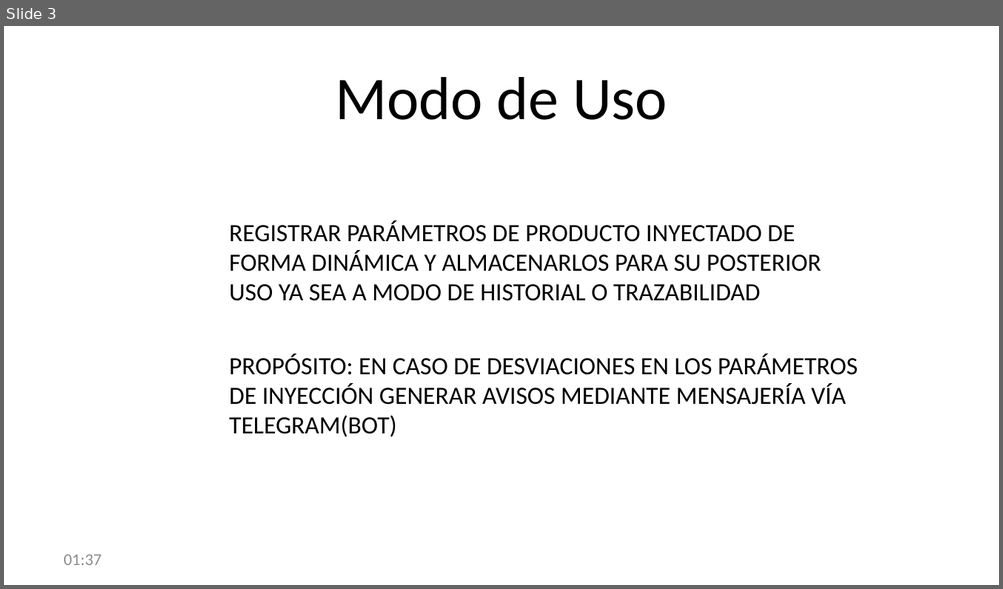
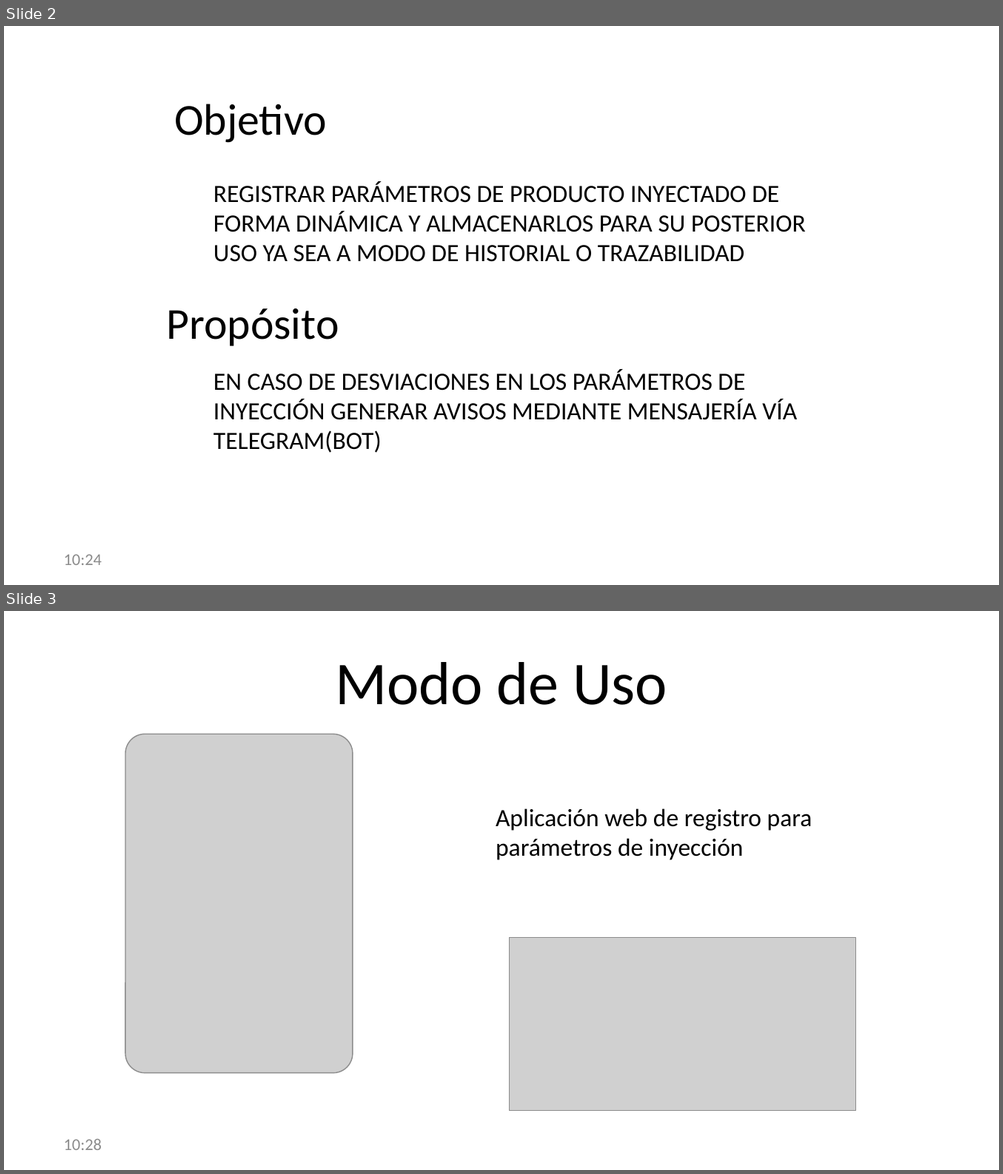
Before and after one commit to marcuxo/ariztindicador, a slide deck: server/public/descarga/CONTROL DE INYECCION.pptx. Shown one above the other, each under a label of ours: slide 3 before the commit, slides 2 and 3 after it. The pictures are 1003x589 and 1003x1174 pixels, drawn with LibreOffice and Linux fonts; fonts in the diff are those of the drawing; grey boxes stand for pictures; background and template pictures are left out. Boxes give left, top, right and bottom in pixels: in the first picture for what was removed or moved away, otherwise in the second. Text is boxed around its words. In the diff, an @@ line names an element or a change of style, - is before the commit and + after.

```diff
--- a/server/public/descarga/CONTROL DE INYECCION.pptx
+++ b/server/public/descarga/CONTROL DE INYECCION.pptx
@@ slide 3 added at <box>4,611,999,1170</box>, background picture (left out) @@
@@ title added at <box>335,662,667,705</box>, 44 pt, text #000000 @@
+Modo de Uso
@@ picture added at <box>125,735,352,1073</box> @@
@@ text added at <box>495,809,812,860</box>, 18 pt, text #000000 @@
+Aplicación web de registro para parámetros de inyección
@@ picture added at <box>509,937,855,1111</box> @@
@@ text added at <box>64,1139,102,1150</box>, 12 pt, text #8C8C8C @@
+10:28
@@ what was slide 3 is now slide 2 @@
@@ slide 2 changed as well @@
@@ title removed at <box>335,77,667,120</box> @@
-Modo de Uso
@@ text added at <box>174,104,327,143</box>, 32 pt, text #000000 @@
+Objetivo
@@ text "REGISTRAR PARÁMETROS DE PRODUCTO INYECTADO ...": place and size @@
-text "REGISTRAR PARÁMETROS DE PRODUCTO INYECTADO ..." at <box>229,221,821,301</box>
+text "REGISTRAR PARÁMETROS DE PRODUCTO INYECTADO ..." at <box>213,181,805,262</box>
@@ text added at <box>167,309,339,346</box>, 32 pt, text #000000 @@
+Propósito
@@ text at <box>213,369,797,453</box>: text changed @@
-PROPÓSITO: EN CASO DE DESVIACIONES EN LOS PARÁMETROS DE INYECCIÓN GENERAR AVISOS MEDIANTE MENSAJERÍA VÍA TELEGRAM(BOT)
+EN CASO DE DESVIACIONES EN LOS PARÁMETROS DE INYECCIÓN GENERAR AVISOS MEDIANTE MENSAJERÍA VÍA TELEGRAM(BOT)
@@ text at <box>64,554,102,565</box>: text changed @@
-01:37
+10:24
```
Also in this commit, not shown: 6 other slides changed, 1 slide removed, 1 other file.
